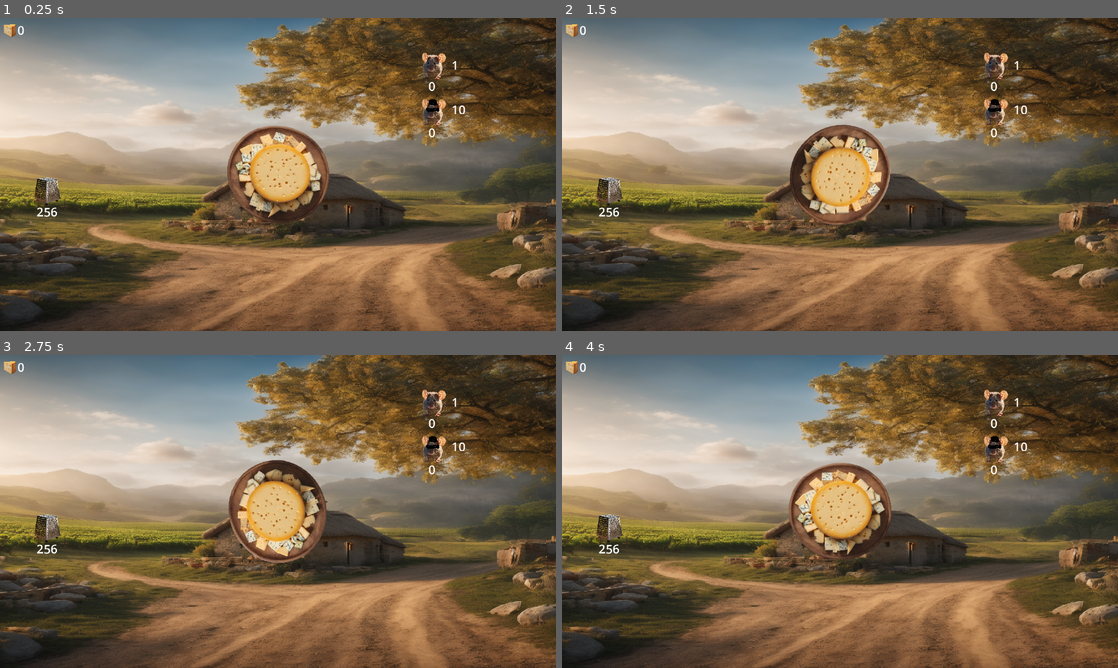
Above: before the commit, frames 1-4 (two rows, left to right).
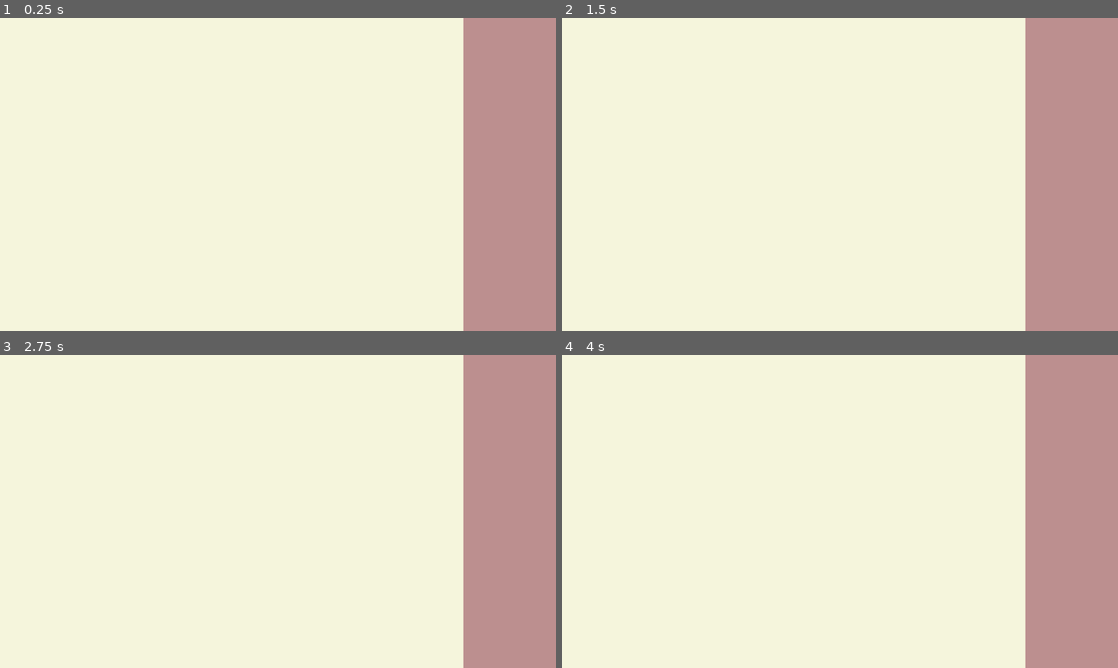
Above: after the commit, the same moments.

Repository: Behbs/CheeseClicker
Game: Godot game, scene res://Scenes/Main.tscn
Two runs of this game, one before a commit and one after it. Both use one fixed random seed, a clock stepped at 60 frames per second and the inputs below. Before the commit the project starts from res://Cenas/queijaria.tscn.
Inputs (mouse positions are in pixels of both pictures, inside the frame that each line leads up to):
- Up to frame 1 (0.25 s): no input
- Up to frame 2 (1.5 s): click (840, 174) at 0.67 s; move the mouse to (995, 64) at 1.27 s; click (995, 64) at 1.42 s
- Up to frame 3 (2.75 s): move the mouse to (433, 448) at 2.02 s; click (433, 448) at 2.17 s
- Up to frame 4 (4 s): move the mouse to (606, 527) at 2.77 s; click (606, 527) at 2.92 s; move the mouse to (1006, 558) at 3.52 s; click (1006, 558) at 3.67 s

The runs differ from the first frame. In frame 1, 99% of the frame differs, in the area x 0-100%, y 0-100%; in frame 2, 99%; in frame 3, 99%; in frame 4, 99%.

Commit message:
-NOVO CODIGO

Diff:
--- a/Cenas/queijaria.tscn
+++ /dev/null
@@ -1,308 +0,0 @@
-[gd_scene load_steps=24 format=3 uid="uid://bpqh2ufcwwf4t"]
-
-[ext_resource type="Texture2D" uid="uid://df5u4y5mx8mbs" path="res://Sprites/cheesery bd267916-39f1-421a-89e1-938be1afed6e.png" id="1_xgnto"]
-[ext_resource type="Texture2D" uid="uid://c20oguasly6lr" path="res://Sprites/Top_view_cheese_18951d40-b301-4496-bd38-d622181a2d48-removebg-preview.png" id="2_2cf8r"]
-[ext_resource type="Texture2D" uid="uid://dnksjk665dcgd" path="res://Sprites/one_Cheese_slic_eedcd06e-46f3-4f26-a222-60cffb9b3c4f-removebg-preview.png" id="2_sltbk"]
-[ext_resource type="Script" path="res://Scripts/Spr_queijo.gd" id="5_bqqac"]
-[ext_resource type="Texture2D" uid="uid://bkababuhparbl" path="res://Sprites/A____sideways_m_95dafc15-1020-453a-a6c9-c76394975d31-removebg-preview.png" id="5_qwebl"]
-[ext_resource type="Texture2D" uid="uid://c0i8tj8gt34cf" path="res://Sprites/dsasd-removebg-preview.png" id="6_4gdok"]
-[ext_resource type="Texture2D" uid="uid://63m4kpfjtjjp" path="res://Sprites/Grater_640bcebb-d4b8-47e9-8c59-c44aded806b0-removebg-preview.png" id="7_bga3g"]
-
-[sub_resource type="GDScript" id="GDScript_lm633"]
-script/source = "extends Node2D
-
-var quant_queijo = 0
-var queijo_click = 1
-var multp_queijo = 1
-var rat_prc = 1
-var rat_lvl = 1
-var badrat_qps = 0
-var badrat_prc = 10
-var badrat_lvl = 0
-var grater_prc = 256
-var grater_lvl = 0
-
-func _on_queijo_input_event(viewport, event, shape_idx):
-	if event is InputEventMouseButton and event.pressed == false and event.button_index == 1:
-		quant_queijo += queijo_click * multp_queijo
-		$Queijo/Spr_queijo/Queijo_jump.play(\"Clicked\")
-		print(multp_queijo)
-
-func _on_ratatouille_input_event(viewport, event, shape_idx):
-	if event is InputEventMouseButton and event.pressed == false and event.button_index == 1 and quant_queijo >= rat_prc:
-		quant_queijo -= rat_prc
-		rat_prc *= 2
-		multp_queijo += 1
-		rat_lvl += 1
-		$Ratatouille/Spr_ratatouille/Rat_jump.play(\"Rats_click\")
-
-func _on_badrat_input_event(viewport, event, shape_idx):
-	if event is InputEventMouseButton and event.pressed == false and event.button_index == 1 and quant_queijo >= badrat_prc:
-		if badrat_lvl == 0:
-			quant_queijo -= badrat_prc
-			badrat_qps += 1
-			badrat_prc *= 2
-			badrat_lvl += 1
-		else:
-			quant_queijo -= badrat_prc
-			badrat_qps *= 2
-			badrat_prc *= 2
-			badrat_lvl += 1
-		$Badrat/Spr_badrat/Badrat_jump.play(\"Rats_click\")
-
-func _process(delta):
-	$Control/Label_queijo.text = str(quant_queijo)
-	$Control/Label_ratatouille.text = str(rat_lvl - 1)
-	$Control/Label_rat_prc.text = str(rat_prc)
-	$Control/Label_badrat.text = str(badrat_lvl)
-	$Control/Label_badrat_prc.text = str(badrat_prc)
-	$Control/Label_grater_prc.text = str(grater_prc)
-
-func _on_timer_timeout():
-	var qps = badrat_qps
-	if qps > 0:
-		quant_queijo += qps
-
-func _on_grater_input_event(viewport, event, shape_idx):
-	if event is InputEventMouseButton and event.pressed == false and event.button_index == 1 and grater_lvl == 0 and quant_queijo >=badrat_prc:
-		quant_queijo -= grater_prc
-		queijo_click += 1
-		grater_lvl += 1
-
-"
-
-[sub_resource type="LabelSettings" id="LabelSettings_rmgyl"]
-font_size = 50
-
-[sub_resource type="LabelSettings" id="LabelSettings_ah6of"]
-font_size = 50
-
-[sub_resource type="LabelSettings" id="LabelSettings_mpavc"]
-font_size = 50
-
-[sub_resource type="LabelSettings" id="LabelSettings_7eeta"]
-font_size = 50
-
-[sub_resource type="LabelSettings" id="LabelSettings_6ows3"]
-font_size = 50
-
-[sub_resource type="LabelSettings" id="LabelSettings_0q2er"]
-font_size = 50
-
-[sub_resource type="Animation" id="Animation_u0jbe"]
-resource_name = "Clicked"
-length = 0.35
-tracks/0/type = "value"
-tracks/0/imported = false
-tracks/0/enabled = true
-tracks/0/path = NodePath(".:scale")
-tracks/0/interp = 1
-tracks/0/loop_wrap = true
-tracks/0/keys = {
-"times": PackedFloat32Array(0, 0.1, 0.2, 0.3),
-"transitions": PackedFloat32Array(2, 2, 2, 2.21914),
-"update": 0,
-"values": [Vector2(1, 1), Vector2(1.1, 1.1), Vector2(0.9, 0.9), Vector2(1, 1)]
-}
-
-[sub_resource type="Animation" id="Animation_y2h1w"]
-length = 0.001
-tracks/0/type = "value"
-tracks/0/imported = false
-tracks/0/enabled = true
-tracks/0/path = NodePath(".:scale")
-tracks/0/interp = 1
-tracks/0/loop_wrap = true
-tracks/0/keys = {
-"times": PackedFloat32Array(0),
-"transitions": PackedFloat32Array(1),
-"update": 0,
-"values": [Vector2(1, 0.936)]
-}
-
-[sub_resource type="AnimationLibrary" id="AnimationLibrary_ladvv"]
-_data = {
-"Clicked": SubResource("Animation_u0jbe"),
-"RESET": SubResource("Animation_y2h1w")
-}
-
-[sub_resource type="CircleShape2D" id="CircleShape2D_1evay"]
-radius = 224.0
-
-[sub_resource type="Animation" id="Animation_h7wyu"]
-resource_name = "Rats_click"
-length = 0.35
-tracks/0/type = "value"
-tracks/0/imported = false
-tracks/0/enabled = true
-tracks/0/path = NodePath(".:scale")
-tracks/0/interp = 1
-tracks/0/loop_wrap = true
-tracks/0/keys = {
-"times": PackedFloat32Array(0, 0.1, 0.2, 0.3),
-"transitions": PackedFloat32Array(1, 1, 1, 1),
-"update": 0,
-"values": [Vector2(0.256, 0.256), Vector2(0.281, 0.281), Vector2(0.231, 0.231), Vector2(0.256, 0.256)]
-}
-
-[sub_resource type="AnimationLibrary" id="AnimationLibrary_60lip"]
-_data = {
-"Rats_click": SubResource("Animation_h7wyu")
-}
-
-[sub_resource type="CircleShape2D" id="CircleShape2D_maeur"]
-radius = 72.0
-
-[sub_resource type="CircleShape2D" id="CircleShape2D_ttuqi"]
-radius = 72.4431
-
-[sub_resource type="CircleShape2D" id="CircleShape2D_cybqd"]
-radius = 72.4431
-
-[node name="Queijaria" type="Node2D"]
-script = SubResource("GDScript_lm633")
-
-[node name="Timer" type="Timer" parent="."]
-autostart = true
-
-[node name="Cam" type="Camera2D" parent="."]
-zoom = Vector2(0.5, 0.5)
-
-[node name="Background" type="Sprite2D" parent="."]
-position = Vector2(-3.05176e-05, -3.99998)
-scale = Vector2(2.25, 1.27344)
-texture = ExtResource("1_xgnto")
-
-[node name="Control" type="Control" parent="."]
-layout_mode = 3
-anchors_preset = 0
-offset_left = -24.0
-offset_top = -24.0
-offset_right = 24.0
-offset_bottom = 24.0
-
-[node name="Label_queijo" type="Label" parent="Control"]
-layout_mode = 0
-offset_left = -1056.0
-offset_top = -608.0
-offset_right = -872.0
-offset_bottom = -539.0
-label_settings = SubResource("LabelSettings_rmgyl")
-
-[node name="Quant_queijo" type="Sprite2D" parent="Control/Label_queijo"]
-position = Vector2(-32, 35)
-scale = Vector2(0.144, 0.128)
-texture = ExtResource("2_sltbk")
-
-[node name="Label_ratatouille" type="Label" parent="Control"]
-layout_mode = 1
-anchors_preset = -1
-anchor_right = 0.333
-offset_left = 648.0
-offset_top = -376.0
-offset_right = 696.016
-offset_bottom = -307.0
-text = "a"
-label_settings = SubResource("LabelSettings_ah6of")
-
-[node name="Label_rat_prc" type="Label" parent="Control"]
-layout_mode = 0
-offset_left = 744.0
-offset_top = -464.0
-offset_right = 920.0
-offset_bottom = -376.0
-label_settings = SubResource("LabelSettings_mpavc")
-
-[node name="Label_badrat" type="Label" parent="Control"]
-layout_mode = 0
-offset_left = 648.0
-offset_top = -184.0
-offset_right = 720.0
-offset_bottom = -115.0
-text = "a"
-label_settings = SubResource("LabelSettings_7eeta")
-
-[node name="Label_badrat_prc" type="Label" parent="Control"]
-layout_mode = 1
-anchors_preset = -1
-anchor_left = 0.5
-anchor_top = 0.479
-anchor_right = 0.5
-anchor_bottom = 0.479
-offset_left = 720.0
-offset_top = -302.992
-offset_right = 896.0
-offset_bottom = -206.992
-label_settings = SubResource("LabelSettings_6ows3")
-
-[node name="Label_grater_prc" type="Label" parent="Control"]
-layout_mode = 0
-offset_left = -976.0
-offset_top = 144.0
-offset_right = -904.0
-offset_bottom = 216.0
-label_settings = SubResource("LabelSettings_0q2er")
-
-[node name="Queijo" type="Area2D" parent="."]
-
-[node name="Spr_queijo" type="Sprite2D" parent="Queijo"]
-scale = Vector2(1, 0.936)
-texture = ExtResource("2_2cf8r")
-script = ExtResource("5_bqqac")
-
-[node name="Queijo_jump" type="AnimationPlayer" parent="Queijo/Spr_queijo"]
-libraries = {
-"": SubResource("AnimationLibrary_ladvv")
-}
-
-[node name="Col_queijo" type="CollisionShape2D" parent="Queijo"]
-shape = SubResource("CircleShape2D_1evay")
-
-[node name="Ratatouille" type="Area2D" parent="."]
-
-[node name="Spr_ratatouille" type="Sprite2D" parent="Ratatouille"]
-position = Vector2(640, -448)
-scale = Vector2(0.256, 0.256)
-texture = ExtResource("5_qwebl")
-
-[node name="Rat_jump" type="AnimationPlayer" parent="Ratatouille/Spr_ratatouille"]
-libraries = {
-"": SubResource("AnimationLibrary_60lip")
-}
-
-[node name="Col_ratatouille" type="CollisionShape2D" parent="Ratatouille"]
-position = Vector2(640, -448)
-shape = SubResource("CircleShape2D_maeur")
-
-[node name="Badrat" type="Area2D" parent="."]
-
-[node name="Spr_badrat" type="Sprite2D" parent="Badrat"]
-position = Vector2(640, -256)
-scale = Vector2(0.256, 0.256)
-texture = ExtResource("6_4gdok")
-
-[node name="Badrat_jump" type="AnimationPlayer" parent="Badrat/Spr_badrat"]
-libraries = {
-"": SubResource("AnimationLibrary_60lip")
-}
-
-[node name="Col_badrat" type="CollisionShape2D" parent="Badrat"]
-position = Vector2(640, -256)
-shape = SubResource("CircleShape2D_ttuqi")
-
-[node name="Grater" type="Area2D" parent="."]
-
-[node name="Spr_grater" type="Sprite2D" parent="Grater"]
-position = Vector2(-960, 64)
-scale = Vector2(0.256, 0.256)
-texture = ExtResource("7_bga3g")
-
-[node name="Col_grater" type="CollisionShape2D" parent="Grater"]
-position = Vector2(-960, 64)
-shape = SubResource("CircleShape2D_cybqd")
-
-[connection signal="timeout" from="Timer" to="." method="_on_timer_timeout"]
-[connection signal="input_event" from="Queijo" to="." method="_on_queijo_input_event"]
-[connection signal="input_event" from="Ratatouille" to="." method="_on_ratatouille_input_event"]
-[connection signal="input_event" from="Badrat" to="." method="_on_badrat_input_event"]
-[connection signal="input_event" from="Grater" to="." method="_on_grater_input_event"]
--- /dev/null
+++ b/Components/HitboxComponent/HitboxComponent.gd
@@ -0,0 +1,19 @@
+extends Area2D
+
+@export var price_component : Node2D
+
+var queijo = Queijaria.quant_queijo
+
+signal on_quantity_change
+
+func _on_input_event(viewport, event, shape_idx):
+	print("qwerty")
+	if price_component:
+		if event is InputEventMouseButton and event.pressed == false and event.button_index == 1 and Queijaria.quant_queijo >= price_component.price:
+			price_component.quantity += 1
+			queijo -= price_component.price
+			on_quantity_change.emit()
+			if price_component.quantity == 1:
+				price_component.price += 10
+			else:
+				price_component.increase_price()
--- /dev/null
+++ b/Components/HitboxComponent/Hitboxcomponent.tscn
@@ -0,0 +1,8 @@
+[gd_scene load_steps=2 format=3 uid="uid://dd08urtyto24o"]
+
+[ext_resource type="Script" path="res://Components/HitboxComponent/HitboxComponent.gd" id="1_ddbvt"]
+
+[node name="HitboxComponent" type="Area2D"]
+script = ExtResource("1_ddbvt")
+
+[connection signal="input_event" from="." to="." method="_on_input_event"]
--- /dev/null
+++ b/Components/Labels/Price.gd
@@ -0,0 +1,7 @@
+extends Control
+
+@export var price_component : Node2D
+@export var price_label : Label
+
+func _process(delta):
+	price_label.text = str(price_component.price)
--- /dev/null
+++ b/Components/Labels/Price.tscn
@@ -0,0 +1,12 @@
+[gd_scene load_steps=2 format=3 uid="uid://cxivtspl2xeem"]
+
+[ext_resource type="Script" path="res://Components/Labels/Price.gd" id="1_1fjdd"]
+
+[node name="Price" type="Control"]
+layout_mode = 3
+anchors_preset = 15
+anchor_right = 1.0
+anchor_bottom = 1.0
+grow_horizontal = 2
+grow_vertical = 2
+script = ExtResource("1_1fjdd")
--- /dev/null
+++ b/Components/Labels/Quantity.gd
@@ -0,0 +1,7 @@
+extends Control
+
+@export var price_component : Node2D
+@export var quantity_label : Label
+
+func _process(delta):
+	quantity_label.text = str(price_component.quantity)
--- /dev/null
+++ b/Components/Labels/Quantity.tscn
@@ -0,0 +1,12 @@
+[gd_scene load_steps=2 format=3 uid="uid://d0y8hde58yua7"]
+
+[ext_resource type="Script" path="res://Components/Labels/Quantity.gd" id="1_knm6g"]
+
+[node name="Control" type="Control"]
+layout_mode = 3
+anchors_preset = 15
+anchor_right = 1.0
+anchor_bottom = 1.0
+grow_horizontal = 2
+grow_vertical = 2
+script = ExtResource("1_knm6g")
--- /dev/null
+++ b/Components/PriceComponent/PriceComponent.gd
@@ -0,0 +1,12 @@
+extends Node2D
+
+@export var quantity = 0
+@export var base_price = 10
+var price : float
+
+
+func _ready():
+	price = base_price
+
+func increase_price():
+	price = base_price * quantity ** 2
--- /dev/null
+++ b/Components/PriceComponent/PriceComponent.tscn
@@ -0,0 +1,6 @@
+[gd_scene load_steps=2 format=3 uid="uid://b64fiibdtgwir"]
+
+[ext_resource type="Script" path="res://Components/PriceComponent/PriceComponent.gd" id="1_ge4y7"]
+
+[node name="PriceComponent" type="Node2D"]
+script = ExtResource("1_ge4y7")
--- /dev/null
+++ b/Rats/Clickerrat/Clickerrat.gd
@@ -0,0 +1,9 @@
+extends Node2D
+
+@export var price_component : Node2D
+
+func _on_hitbox_component_on_quantity_change():
+	if price_component.quantity == 1:
+		Queijaria.multp_queijo += 1
+	else:
+		Queijaria.multp_queijo *= price_component.quantity
--- /dev/null
+++ b/Rats/Clickerrat/Clickerrat.tscn
@@ -0,0 +1,60 @@
+[gd_scene load_steps=10 format=3 uid="uid://cbhtlr7d2cmst"]
+
+[ext_resource type="Script" path="res://Rats/Clickerrat/Clickerrat.gd" id="1_jnhsd"]
+[ext_resource type="Texture2D" uid="uid://bkababuhparbl" path="res://Sprites/Spr_clickerrat.png" id="1_nyqjq"]
+[ext_resource type="PackedScene" uid="uid://b64fiibdtgwir" path="res://Components/PriceComponent/PriceComponent.tscn" id="2_mleq4"]
+[ext_resource type="PackedScene" uid="uid://dd08urtyto24o" path="res://Components/HitboxComponent/Hitboxcomponent.tscn" id="3_ajw7f"]
+[ext_resource type="PackedScene" uid="uid://d0y8hde58yua7" path="res://Components/Labels/Quantity.tscn" id="5_hjhq0"]
+[ext_resource type="PackedScene" uid="uid://cxivtspl2xeem" path="res://Components/Labels/Price.tscn" id="6_wgfk0"]
+
+[sub_resource type="CircleShape2D" id="CircleShape2D_1sa2d"]
+radius = 72.0
+
+[sub_resource type="LabelSettings" id="LabelSettings_108n7"]
+font_size = 40
+
+[sub_resource type="LabelSettings" id="LabelSettings_876ne"]
+font_size = 40
+
+[node name="Clickerrat" type="Node2D" node_paths=PackedStringArray("price_component")]
+script = ExtResource("1_jnhsd")
+price_component = NodePath("PriceComponent")
+
+[node name="Spr_clickerrat" type="Sprite2D" parent="."]
+scale = Vector2(0.256, 0.256)
+texture = ExtResource("1_nyqjq")
+
+[node name="PriceComponent" parent="." instance=ExtResource("2_mleq4")]
+
+[node name="HitboxComponent" parent="." node_paths=PackedStringArray("price_component") instance=ExtResource("3_ajw7f")]
+price_component = NodePath("../PriceComponent")
+
+[node name="CollisionShape2D" type="CollisionShape2D" parent="HitboxComponent"]
+shape = SubResource("CircleShape2D_1sa2d")
+
+[node name="Quantity" parent="." node_paths=PackedStringArray("price_component", "quantity_label") instance=ExtResource("5_hjhq0")]
+price_component = NodePath("../PriceComponent")
+quantity_label = NodePath("Label_quantity")
+
+[node name="Label_quantity" type="Label" parent="Quantity"]
+layout_mode = 0
+offset_left = -72.0
+offset_top = 56.0
+offset_right = 72.0
+offset_bottom = 112.0
+label_settings = SubResource("LabelSettings_108n7")
+horizontal_alignment = 1
+
+[node name="Price" parent="." node_paths=PackedStringArray("price_component", "price_label") instance=ExtResource("6_wgfk0")]
+price_component = NodePath("../PriceComponent")
+price_label = NodePath("Label_Price")
+
+[node name="Label_Price" type="Label" parent="Price"]
+layout_mode = 0
+offset_left = 80.0
+offset_top = -28.0
+offset_right = 216.0
+offset_bottom = 28.0
+label_settings = SubResource("LabelSettings_876ne")
+
+[connection signal="on_quantity_change" from="HitboxComponent" to="." method="_on_hitbox_component_on_quantity_change"]
--- /dev/null
+++ b/Scenes/Global.tscn
@@ -0,0 +1,6 @@
+[gd_scene load_steps=2 format=3 uid="uid://blpliv3x85d3y"]
+
+[ext_resource type="Script" path="res://Scripts/Global.gd" id="1_wugj8"]
+
+[node name="Global" type="Node2D"]
+script = ExtResource("1_wugj8")
--- /dev/null
+++ b/Scenes/Main.tscn
@@ -0,0 +1,34 @@
+[gd_scene load_steps=2 format=3 uid="uid://ccco4qrokcay8"]
+
+[ext_resource type="Script" path="res://Scripts/Progression.gd" id="1_dq5go"]
+
+[node name="Main" type="Node2D"]
+
+[node name="Control" type="Control" parent="."]
+layout_mode = 3
+anchors_preset = 0
+offset_right = 40.0
+offset_bottom = 40.0
+
+[node name="ColorRect" type="ColorRect" parent="Control"]
+layout_mode = 1
+anchors_preset = -1
+offset_left = -1152.0
+offset_top = -648.0
+offset_right = 768.0
+offset_bottom = 648.0
+color = Color(0.960784, 0.960784, 0.862745, 1)
+
+[node name="ColorRect2" type="ColorRect" parent="Control"]
+layout_mode = 0
+offset_left = 768.0
+offset_top = -648.0
+offset_right = 1152.0
+offset_bottom = 648.0
+color = Color(0.737255, 0.560784, 0.560784, 1)
+
+[node name="Camera2D" type="Camera2D" parent="."]
+zoom = Vector2(0.5, 0.5)
+
+[node name="Progression" type="Node2D" parent="."]
+script = ExtResource("1_dq5go")
--- /dev/null
+++ b/Scenes/Queijo.tscn
@@ -0,0 +1,41 @@
+[gd_scene load_steps=6 format=3 uid="uid://c4gs0gdxpha2"]
+
+[ext_resource type="Script" path="res://Scripts/queijo.gd" id="1_avock"]
+[ext_resource type="Texture2D" uid="uid://c20oguasly6lr" path="res://Sprites/Spr_queijo.png" id="2_07qy3"]
+[ext_resource type="Script" path="res://Scripts/quantqueijo.gd" id="3_pj76i"]
+
+[sub_resource type="CircleShape2D" id="CircleShape2D_dm6t1"]
+radius = 224.571
+
+[sub_resource type="LabelSettings" id="LabelSettings_g5kfb"]
+font_size = 50
+
+[node name="Queijo" type="Node2D"]
+script = ExtResource("1_avock")
+
+[node name="Spr_queijo" type="Sprite2D" parent="."]
+position = Vector2(-4.76837e-06, 4.76837e-06)
+scale = Vector2(1.024, 1.024)
+texture = ExtResource("2_07qy3")
+
+[node name="Area2D" type="Area2D" parent="."]
+
+[node name="CollisionShape2D" type="CollisionShape2D" parent="Area2D"]
+shape = SubResource("CircleShape2D_dm6t1")
+
+[node name="Control" type="Control" parent="."]
+layout_mode = 3
+anchors_preset = 0
+offset_right = 40.0
+offset_bottom = 40.0
+script = ExtResource("3_pj76i")
+
+[node name="Label" type="Label" parent="Control"]
+layout_mode = 0
+offset_left = -1088.0
+offset_top = -576.0
+offset_right = -960.0
+offset_bottom = -507.0
+label_settings = SubResource("LabelSettings_g5kfb")
+
+[connection signal="input_event" from="Area2D" to="." method="_on_area_2d_input_event"]
--- a/Scripts/Badrat.gd
+++ /dev/null
@@ -1,25 +0,0 @@
-extends Area2D
-
-@onready var label_badratlvl = $Con_badrat/Label_badratlvl
-@onready var label_badratprc = $Con_badrat/Label_badratprc
-var badrat_qps = 0
-var badrat_prc = 10
-var badrat_lvl = 0
-
-func _on_badrat_input_event(viewport, event, shape_idx):
-	if event is InputEventMouseButton and event.pressed == false and event.button_index == 1 and Queijaria.quant_queijo >= badrat_prc:
-		if badrat_lvl == 0:
-			Queijaria.quant_queijo -= badrat_prc
-			badrat_qps += 1
-			badrat_prc *= 2
-			badrat_lvl += 1
-		else:
-			Queijaria.quant_queijo -= badrat_prc
-			badrat_qps *= 2
-			badrat_prc *= 2
-			badrat_lvl += 1
-		$Badrat/Spr_badrat/Badrat_jump.play("Rats_click")
-
-func _process(delta):
-	label_badratlvl.text = str(badrat_lvl)
-	label_badratprc.text = str(badrat_prc)
--- /dev/null
+++ b/Scripts/Global.gd
@@ -0,0 +1,5 @@
+extends Node2D
+
+var quant_queijo = 0
+var multp_queijo = 1
+var total_queijo = 0
--- /dev/null
+++ b/Scripts/Progression.gd
@@ -0,0 +1,6 @@
+extends Node2D
+
+@onready var total = Queijaria.total_queijo
+
+@onready var queijo = preload("res://Scenes/Queijo.tscn")
+@onready var clickrat = preload("res://Rats/Clickerrat/Clickerrat.tscn")
--- a/Scripts/Queijo.gd
+++ b/Scripts/Queijo.gd
@@ -1,8 +1,8 @@
-extends Area2D
+extends Node2D
 
-var queijo_click = 1
+var click_power = 1
 
-func _on_queijo_input_event(viewport, event, shape_idx):
-	if event is InputEventMouseButton and event.pressed == false and event.button_index == 1:
-		queijaria.quant_queijo += queijo_click * queijaria.multp_click
-		$Spr_queijo/Queijo_jump.play("Clicked")
+func _on_area_2d_input_event(viewport, event, shape_idx):
+	if event is InputEventMouseButton and event.pressed == true and event.button_index == 1:
+		Queijaria.quant_queijo += click_power * Queijaria.multp_queijo
+		Queijaria.max_queijo += click_power * Queijaria.multp_queijo
--- a/Scripts/Rat.gd
+++ /dev/null
@@ -1,18 +0,0 @@
-extends Area2D
-
-@onready var label_ratlvl = $Con_rat/Label_ratlvl
-@onready var label_ratprc = $Con_rat/Label_ratprc
-var rat_prc = 1
-var rat_lvl = 0
-
-func _on_ratatouille_input_event(viewport, event, shape_idx):
-	if event is InputEventMouseButton and event.pressed == false and event.button_index == 1 and queijaria.quant_queijo >= rat_prc:
-		queijaria.quant_queijo -= rat_prc
-		rat_prc *= 2
-		queijaria.multp_click += 1
-		rat_lvl += 1
-		$Spr_ratatouille/Rat_jump.play("Rats_click")
-
-func _process(delta):
-	label_ratlvl.text = str(rat_lvl)
-	label_ratprc.text = str(rat_prc)
--- a/Scripts/Spr_queijo.gd
+++ /dev/null
@@ -1,4 +0,0 @@
-extends Sprite2D
-
-func _process(delta):
-	rotate(deg_to_rad(90) * delta)
--- /dev/null
+++ b/Scripts/quantqueijo.gd
@@ -0,0 +1,6 @@
+extends Control
+
+@onready var label = $Label
+
+func _process(delta):
+	label.text = str(Queijaria.quant_queijo)
--- a/Scripts/queijaria.gd
+++ /dev/null
@@ -1,11 +0,0 @@
-extends Node2D
-
-
-# Called when the node enters the scene tree for the first time.
-func _ready():
-	pass # Replace with function body.
-
-
-# Called every frame. 'delta' is the elapsed time since the previous frame.
-func _process(delta):
-	pass
--- a/project.godot
+++ b/project.godot
@@ -11,13 +11,13 @@
 [application]
 
 config/name="Queijo Clicker"
-run/main_scene="res://Cenas/queijaria.tscn"
+run/main_scene="res://Scenes/Main.tscn"
 config/features=PackedStringArray("4.2", "Forward Plus")
 config/icon="res://Sprites/icon.svg"
 
 [autoload]
 
-Queijaria="*res://Scripts/Queijaria.gd"
+Queijaria="*res://Scripts/Global.gd"
 
 [display]
 
Renamed: Sprites/dsasd-removebg-preview.png -> Sprites/Spr_badrat.png
Not shown, changed: Sprites/Spr_badrat.png.import
Renamed: Sprites/A____sideways_m_95dafc15-1020-453a-a6c9-c76394975d31-removebg-preview.png -> Sprites/Spr_clickerrat.png
Not shown, changed: Sprites/Spr_clickerrat.png.import
Renamed: Sprites/Grater_640bcebb-d4b8-47e9-8c59-c44aded806b0-removebg-preview.png -> Sprites/Spr_grater.png
Not shown, changed: Sprites/Spr_grater.png.import
Renamed: Sprites/one_Cheese_slic_eedcd06e-46f3-4f26-a222-60cffb9b3c4f-removebg-preview.png -> Sprites/Spr_quant.png
Not shown, changed: Sprites/Spr_quant.png.import
Renamed: Sprites/Top_view_cheese_18951d40-b301-4496-bd38-d622181a2d48-removebg-preview.png -> Sprites/Spr_queijo.png
Not shown, changed: Sprites/Spr_queijo.png.import
Binary file removed: Sprites/cheesery bd267916-39f1-421a-89e1-938be1afed6e.png
Not shown, removed: Sprites/dsasd-removebg-preview.png.import
